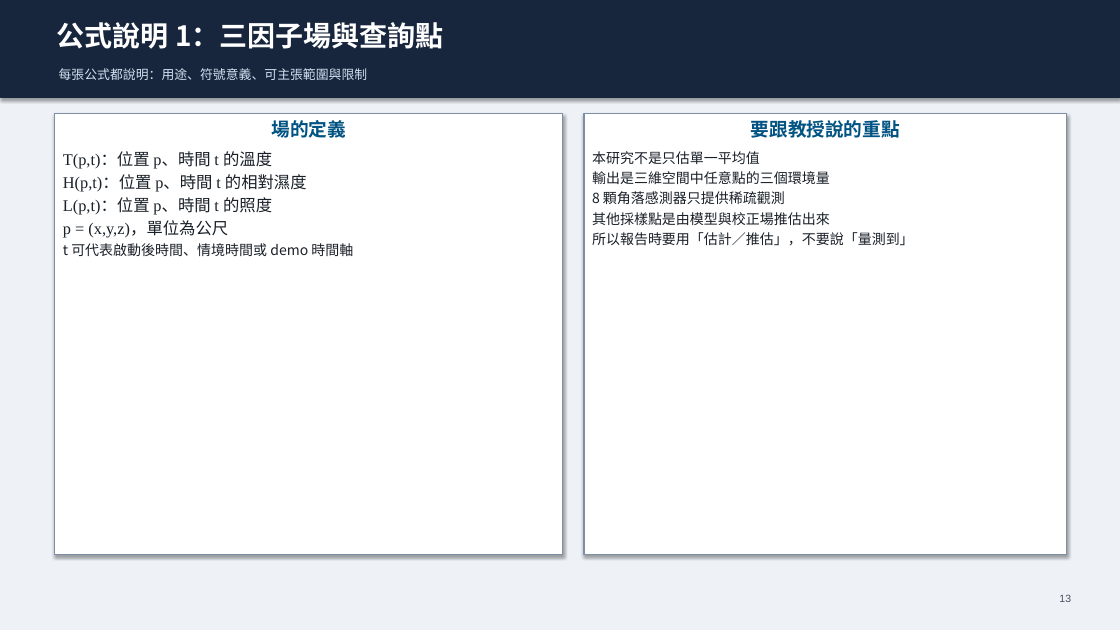
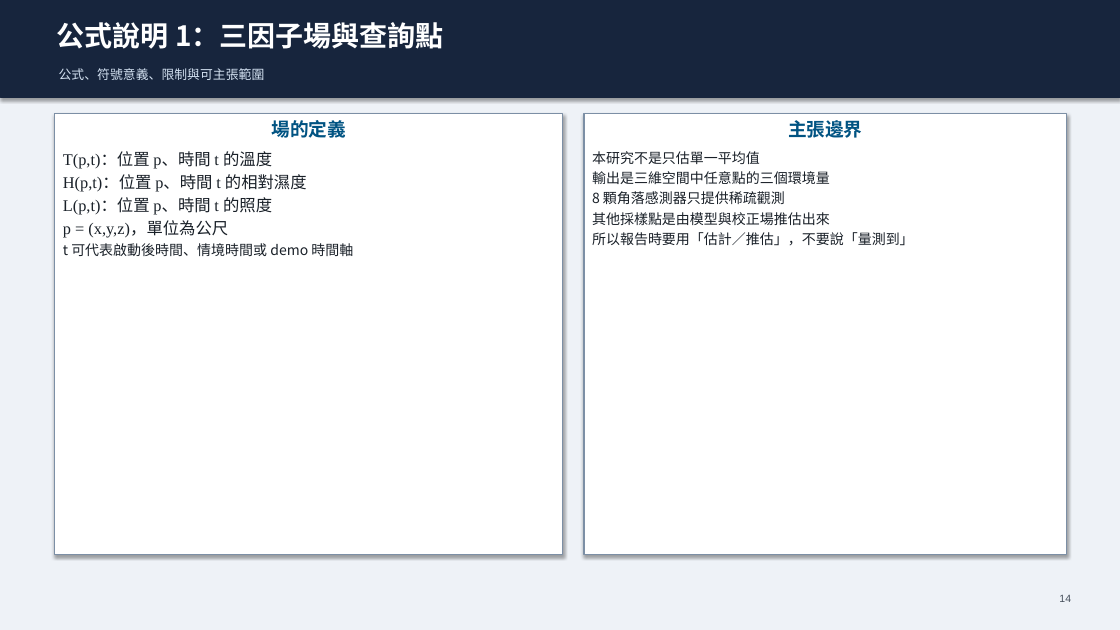
Before and after one commit to Yunitrish006006/A-Spatial-Digital-Twin-Prototype-for-Indoor-Spaces-with-Environmental-Factors, a slide deck: slide 14 of docs/papers/thesis/thesis_presentation_zh.pptx (slide 13 before the commit). Drawn at 1120x630 pixels with LibreOffice and Linux fonts; fonts in the diff are those of the drawing. Boxes give left, top, right and bottom in pixels: in the first picture for what was removed or moved away, otherwise in the second. Text is boxed around its words. In the diff, an @@ line names an element or a change of style, - is before the commit and + after.

```diff
--- a/docs/papers/thesis/thesis_presentation_zh.pptx
+++ b/docs/papers/thesis/thesis_presentation_zh.pptx
@@ text "公式說明 1：三因子場與查詢點" at [57, 22, 444, 49]: font Noto Sans CJK SC to Noto Sans CJK TC @@
@@ text at [59, 68, 265, 80]: text changed; font Noto Sans CJK SC to Noto Sans CJK TC @@
-每張公式都說明：用途、符號意義、可主張範圍與限制
+公式、符號意義、限制與可主張範圍
@@ text in rectangle at [788, 120, 862, 138]: text changed; font Noto Sans CJK SC to Noto Sans CJK TC @@
-要跟教授說的重點
+主張邊界
@@ text at [1059, 595, 1071, 602]: text changed @@
-13
+14
```
Also in this commit, not shown: 39 other slides changed, 1 slide added, 7 other files.
